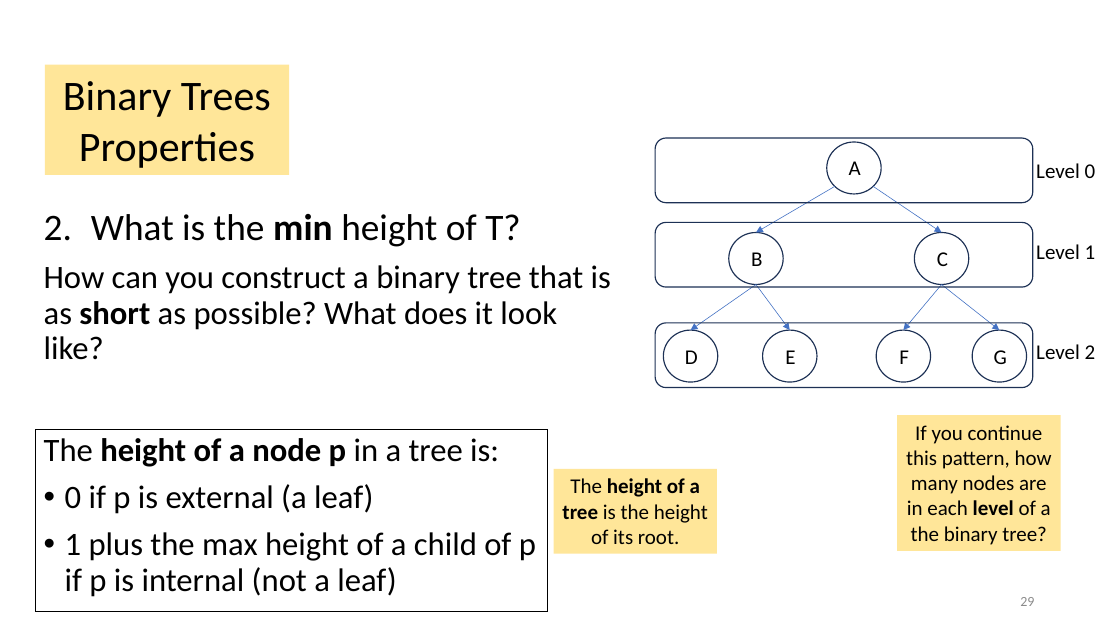
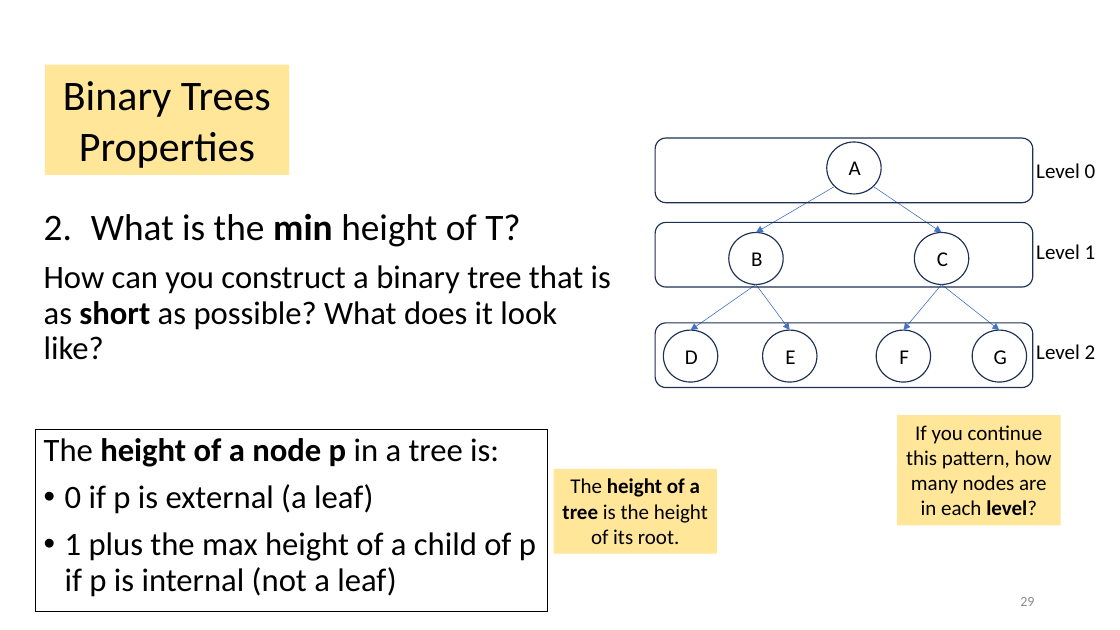
Before and after one commit to tjd1234/cmpt225fall2023, a slide deck: slide 29 of lecture_notes/week6/week6_trees.pptx. Drawn at 1120x630 pixels with LibreOffice and Linux fonts; fonts in the diff are those of the drawing. Boxes give left, top, right and bottom in pixels: in the first picture for what was removed or moved away, otherwise in the second. Text is boxed around its words. In the diff, an @@ line names an element or a change of style, - is before the commit and + after.

```diff
--- a/lecture_notes/week6/week6_trees.pptx
+++ b/lecture_notes/week6/week6_trees.pptx
@@ rectangle "If you continue this pattern, ...": place and size @@
-rectangle "If you continue this pattern, ..." at [897, 415, 1061, 551]
+rectangle "If you continue this pattern, ..." at [897, 415, 1061, 525]
@@ text in rectangle at [906, 425, 1052, 515]: text changed @@
-If you continue this pattern, how many nodes are in each level of a the binary tree?
+If you continue this pattern, how many nodes are in each level?
```
Also in this commit, not shown: 2 other slides changed.
